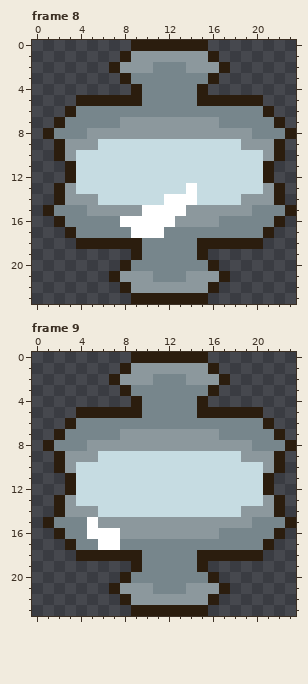
One commit to this pixel-art file: Loot&Lunch/UI/jscoutinho_ui_mana_idle.ase. The first picture shows the starting point.
24x24 pixels, 11 frames. Shown: frame 8, frame 9. The commit also changed other frames, which this record leaves out.
The same view after the edit:
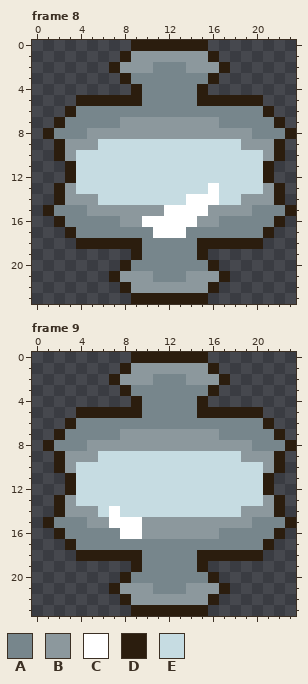
Palette (. is transparent): A #77868c  B #8c989d  C #ffffff  D #2b1d0e  E #c6dce2
Log entry: Suavizei curva do idle
Difference:
Frame 8, layer "Brilho":
y 13: x 14 C -> E; x 16 E -> C
y 14: x 12..13 CC -> EE; x 15..16 EE -> CC
y 15: x 10..11 CC -> BB; x 14..15 BB -> CC
y 16: x 8..9 CC -> BB; x 13..14 BB -> CC
y 17: x 9..10 CC -> AA; x 12..13 AA -> CC
Frame 9, layer "Brilho":
y 14: x 7 E -> C
y 15: x 5 C -> B; x 7..9 BBB -> CCC
y 16: x 5..9 CCCBB -> AAACC
y 17: x 6..7 CC -> AA
Changed places in both pictures, as pixel boxes (x1, y1, x2, y2):
changed: (120, 183, 219, 238)
changed: (87, 506, 142, 550)
